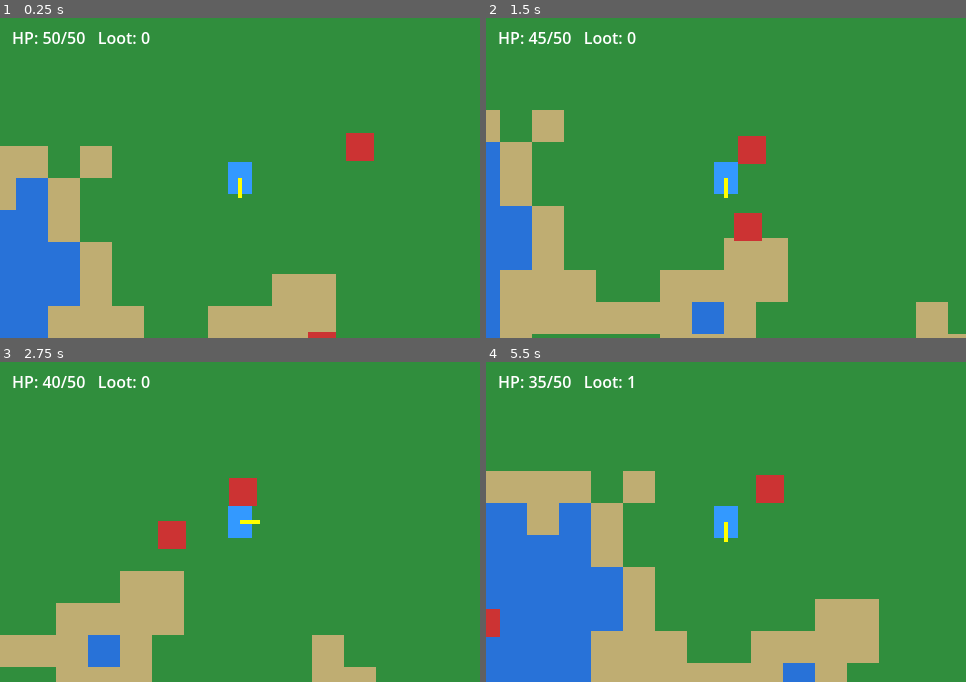
Above: before the commit, frames 1-4 (two rows, left to right).
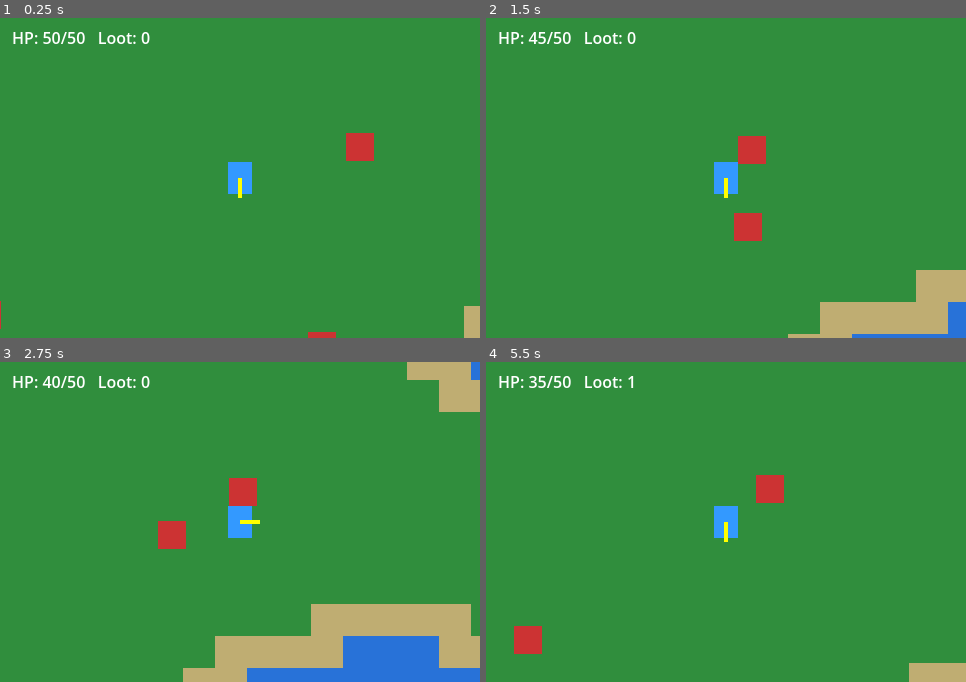
Above: after the commit, the same moments.

Repository: MysteriousSeal/ProjectInfinite
Game: Godot game, scene res://scenes/Main.tscn
The game is run twice, just before and just after one commit, with the same random seed, the same clock (stepped at 60 frames per second) and the same inputs.
Inputs (mouse positions are in pixels of both pictures, inside the frame that each line leads up to):
- Up to frame 1 (0.25 s): no input
- Up to frame 2 (1.5 s): move the mouse to (831, 162) at 0.52 s; hold D 0.53-1.28 s; click (831, 162) at 0.67 s; tap Space at 0.77 s; move the mouse to (630, 194) at 1.27 s; hold S from 1.28 s (still down)
- Up to frame 3 (2.75 s): tap Space at 1.52 s; move the mouse to (288, 451) at 2.02 s; release S at 2.03 s; hold D from 2.03 s (still down)
- Up to frame 4 (5.5 s): move the mouse to (702, 586) at 2.77 s; release D at 2.78 s; hold W 2.78-3.53 s; click (702, 586) at 2.92 s; tap Space at 3.02, 3.77, 4.52 s; move the mouse to (870, 570) at 3.52 s; hold A 3.53-5.03 s; move the mouse to (582, 474) at 4.27 s; move the mouse to (750, 522) at 5.02 s; hold S from 5.03 s (still down); click (750, 522) at 5.17 s

The runs differ from the first frame. In frame 1, 17% of the frame differs, in the area x 0-100%, y 40-100%; in frame 2, 22%; in frame 3, 21%; in frame 4, 29%, in the area x 0-100%, y 34-100%.

Commit message:
Generate water as discrete lakes instead of a noise threshold
Thresholded noise produced sprawling, tendril-like water and let sand
appear far from any shore. Water is now one optional lake per 24x24
region, placed deterministically from the region coords and world seed
so chunk borders agree. Centers stay far enough from the region edge
that a lake always fits inside it and can't merge into a river, and the
shoreline is wobbled with high-frequency noise to avoid perfect circles.

Diff:
--- a/scripts/ChunkManager.gd
+++ b/scripts/ChunkManager.gd
@@ -9,6 +9,14 @@
 const WATER_TILE := 1
 const SAND_TILE := 2
 
+# One lake candidate per region. Centers are kept far enough from the region
+# edge that a lake always fits inside it, so lakes never merge into rivers.
+const LAKE_REGION := 24
+const LAKE_CHANCE := 0.6
+const LAKE_RADIUS_MIN := 3.0
+const LAKE_RADIUS_MAX := 7.0
+const SHORE_WOBBLE := 1.5
+
 # Keeps the player's spawn area walkable so a random seed can't trap them in water.
 const SPAWN_CLEARANCE := 2
 
@@ -16,11 +24,14 @@
 
 var player: Node2D
 var loaded_chunks: Dictionary = {}
+var lakes: Dictionary = {}
 var noise := FastNoiseLite.new()
+var world_seed := 0
 
 func _ready() -> void:
-	noise.seed = randi()
-	noise.frequency = 0.05
+	world_seed = randi()
+	noise.seed = world_seed
+	noise.frequency = 0.2
 	_build_tileset()
 
 func _build_tileset() -> void:
@@ -76,16 +87,45 @@
 		for lx in range(CHUNK_SIZE):
 			var wx := chunk.x * CHUNK_SIZE + lx
 			var wy := chunk.y * CHUNK_SIZE + ly
-			var n := noise.get_noise_2d(wx, wy)
-			var tile_id := GRASS_TILE
-			if n < -0.3:
-				tile_id = WATER_TILE
-			elif n < -0.15:
-				tile_id = SAND_TILE
-			if absi(wx) <= SPAWN_CLEARANCE and absi(wy) <= SPAWN_CLEARANCE:
-				tile_id = GRASS_TILE
-			tilemap.set_cell(0, Vector2i(wx, wy), 0, Vector2i(tile_id, 0))
+			tilemap.set_cell(0, Vector2i(wx, wy), 0, Vector2i(_tile_at(wx, wy), 0))
 	loaded_chunks[chunk] = true
+
+func _tile_at(wx: int, wy: int) -> int:
+	if _is_water(wx, wy):
+		return WATER_TILE
+	for oy in range(-1, 2):
+		for ox in range(-1, 2):
+			if _is_water(wx + ox, wy + oy):
+				return SAND_TILE
+	return GRASS_TILE
+
+func _is_water(wx: int, wy: int) -> bool:
+	if absi(wx) <= SPAWN_CLEARANCE and absi(wy) <= SPAWN_CLEARANCE:
+		return false
+	var lake := _lake_for_region(floori(float(wx) / LAKE_REGION), floori(float(wy) / LAKE_REGION))
+	if lake.z == 0.0:
+		return false
+	var dist := Vector2(wx, wy).distance_to(Vector2(lake.x, lake.y))
+	return dist + noise.get_noise_2d(wx, wy) * SHORE_WOBBLE < lake.z
+
+# Returns (center_x, center_y, radius) for the region's lake; radius 0 means none.
+func _lake_for_region(rx: int, ry: int) -> Vector3:
+	var key := Vector2i(rx, ry)
+	if lakes.has(key):
+		return lakes[key]
+	var rng := RandomNumberGenerator.new()
+	rng.seed = hash(Vector3i(rx, ry, world_seed))
+	var lake := Vector3.ZERO
+	if rng.randf() < LAKE_CHANCE:
+		var radius := rng.randf_range(LAKE_RADIUS_MIN, LAKE_RADIUS_MAX)
+		var margin := radius + SHORE_WOBBLE + 1.0
+		lake = Vector3(
+			rx * LAKE_REGION + rng.randf_range(margin, LAKE_REGION - margin),
+			ry * LAKE_REGION + rng.randf_range(margin, LAKE_REGION - margin),
+			radius
+		)
+	lakes[key] = lake
+	return lake
 
 func _unload_chunk(chunk: Vector2i) -> void:
 	for ly in range(CHUNK_SIZE):
